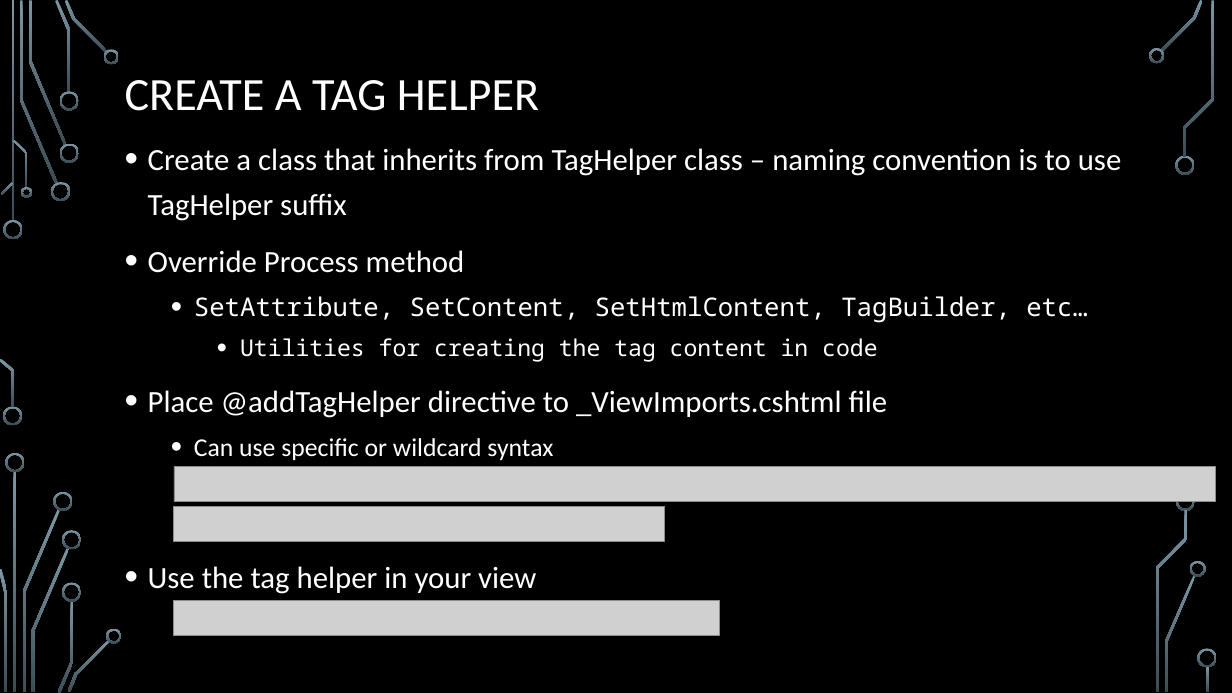
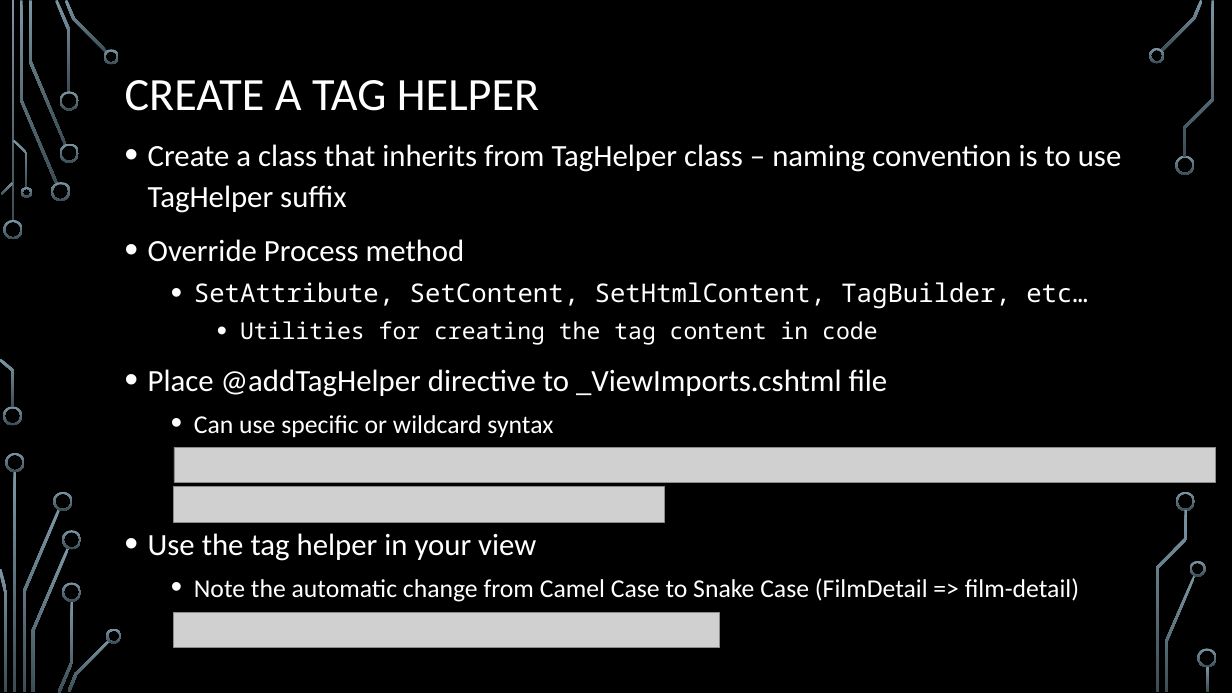
Before and after one commit to annabateman/Slides, a slide deck: slide 5 of View Components in C# core.pptx. Drawn at 1232x693 pixels with LibreOffice and Linux fonts; fonts in the diff are those of the drawing; grey boxes stand for pictures; background and template pictures are left out. Boxes give left, top, right and bottom in pixels: in the first picture for what was removed or moved away, otherwise in the second. Text is boxed around its words. In the diff, an @@ line names an element or a change of style, - is before the commit and + after.

```diff
--- a/View Components in C# core.pptx
+++ b/View Components in C# core.pptx
@@ text at (148,144,1122,561): line spacing 1.2 to 1.1 @@
@@ picture: place and size @@
-picture at (174,467,1215,502)
+picture at (174,447,1215,482)
@@ picture: place and size @@
-picture at (174,506,665,542)
+picture at (174,487,665,522)
@@ text at (194,578,1079,602): paragraph added @@
+  • Note the automatic change from Camel Case to Snake Case (FilmDetail => film-detail)
@@ picture: place and size @@
-picture at (174,600,720,635)
+picture at (174,613,720,648)
```
Also in this commit, not shown: 3 other slides changed, 1 slide added.
